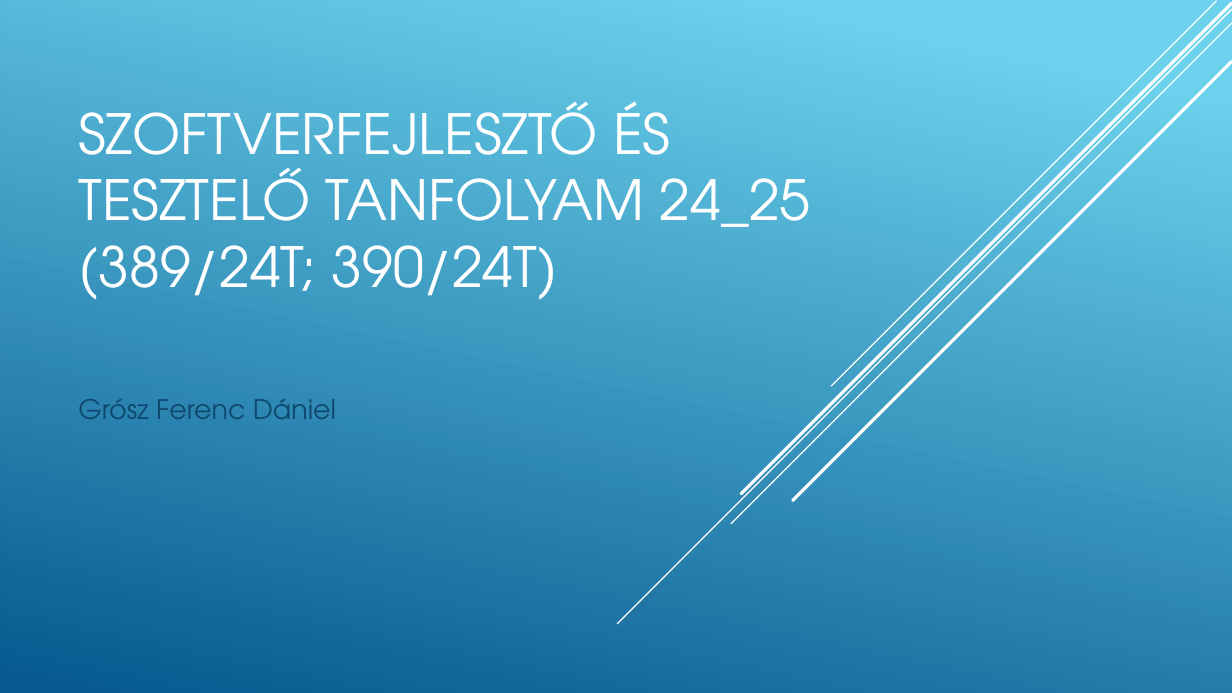
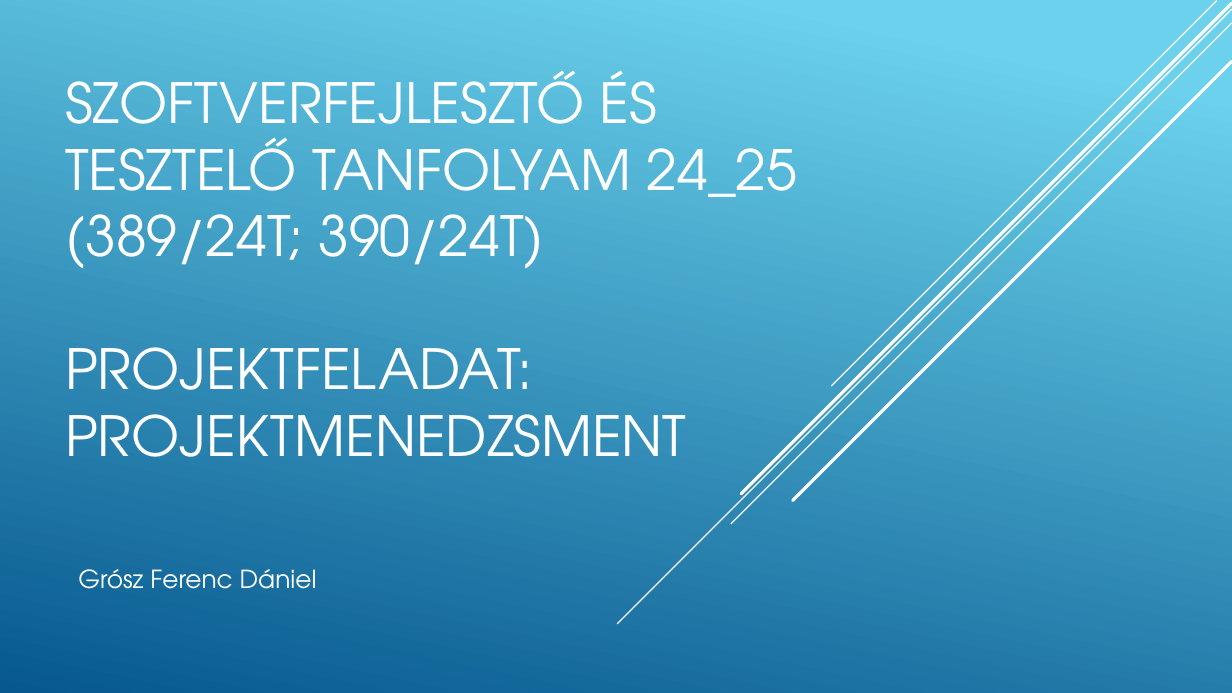
Before and after one commit to GroszFerenc/projektfeladat, a slide deck: slide 1 of grosz_ferenc_prezentacio.pptx. Drawn at 1232x693 pixels with LibreOffice and Linux fonts; fonts in the diff are those of the drawing. Boxes give left, top, right and bottom in pixels: in the first picture for what was removed or moved away, otherwise in the second. Text is boxed around its words. In the diff, an @@ line names an element or a change of style, - is before the commit and + after.

```diff
--- a/grosz_ferenc_prezentacio.pptx
+++ b/grosz_ferenc_prezentacio.pptx
@@ title at (65, 70, 798, 457): text changed @@
-SZOFTVERFEJLESZTŐ ÉS TESZTELŐ TANFOLYAM 24_25 (389/24T; 390/24T)
+SZOFTVERFEJLESZTŐ ÉS TESZTELŐ TANFOLYAM 24_25 (389/24T; 390/24T)
+PROJEKTFELADAT: PROJEKTMENEDZSMENT
@@ subtitle "Grósz Ferenc Dániel" at (78, 569, 317, 589): size 21 to 19.4 pt, text colour #0F496F to #FFFFFF @@
```
Also in this commit, not shown: 7 other slides changed, 12 slides added, 1 other file.
